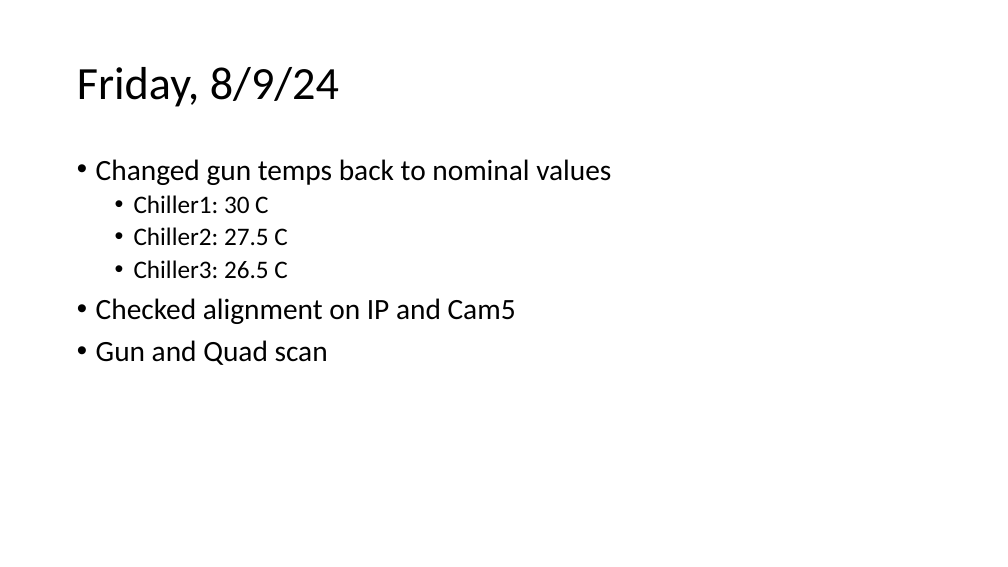
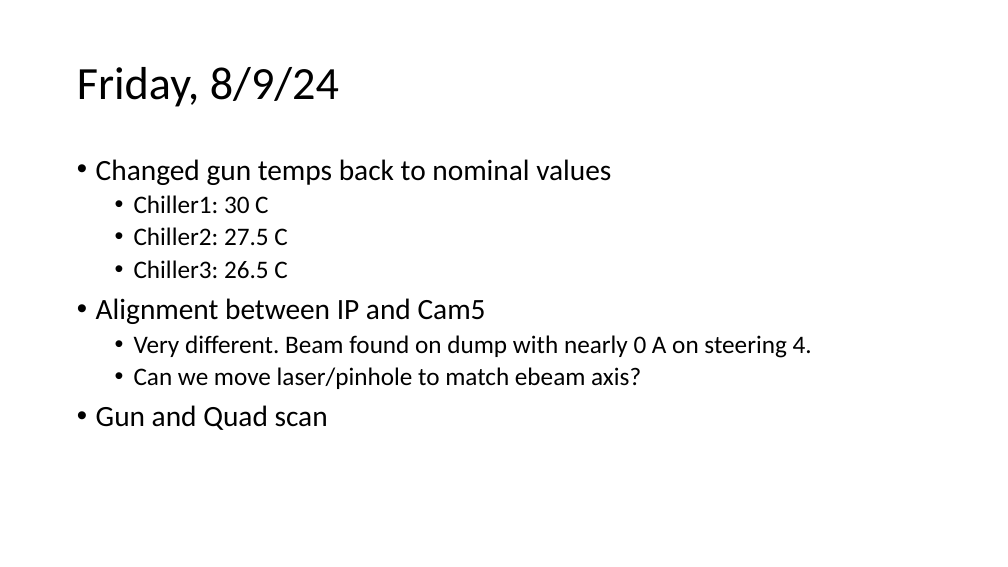
Before and after one commit to afisher000/Radiabeam, a slide deck: slide 5 of grit_runs.pptx (slide 4 before the commit). Drawn at 1008x567 pixels with LibreOffice and Linux fonts; fonts in the diff are those of the drawing. Boxes give left, top, right and bottom in pixels: in the first picture for what was removed or moved away, otherwise in the second. Text is boxed around its words. In the diff, an @@ line names an element or a change of style, - is before the commit and + after.

```diff
--- a/grit_runs.pptx
+++ b/grit_runs.pptx
@@ text at [96,298,812,389]: text changed; size 28 to 24 pt @@
-• Checked alignment on IP and Cam5
+• Alignment between IP and Cam5
+  • Very different. Beam found on dump with nearly 0 A on steering 4.
+  • Can we move laser/pinhole to match ebeam axis?
```
Also in this commit, not shown: 2 other slides changed, 3 slides added, 3 slides removed, 32 other files.
